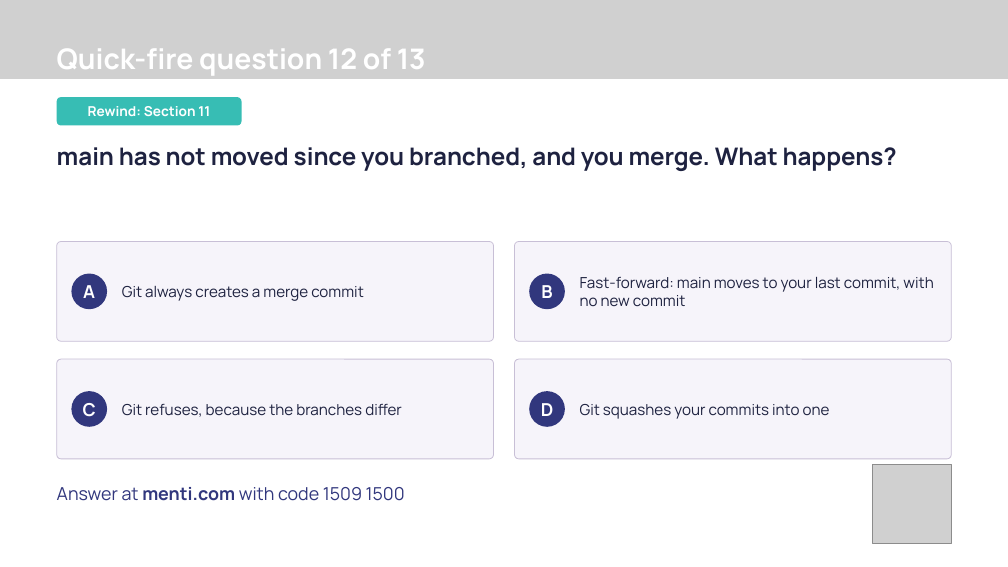
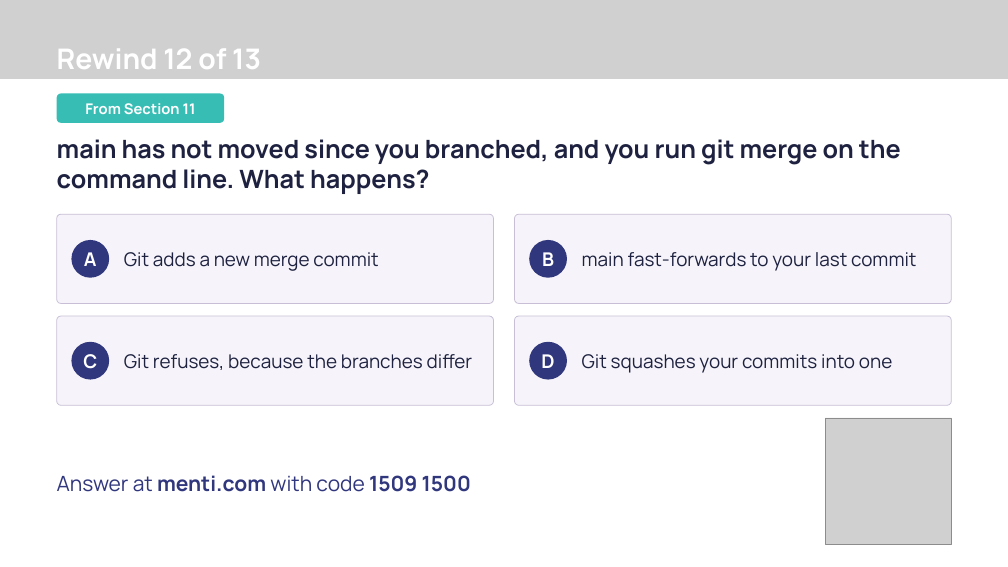
Before and after one commit to Revolution-Data-Platforms/Introduction-to-Git-Workshop, a slide deck: slide 50 of presentation/introduction-to-git-workshop.pptx. Drawn at 1008x567 pixels with LibreOffice and Linux fonts; fonts in the diff are those of the drawing; grey boxes stand for pictures; background and template pictures are left out. Boxes give left, top, right and bottom in pixels: in the first picture for what was removed or moved away, otherwise in the second. Text is boxed around its words. In the diff, an @@ line names an element or a change of style, - is before the commit and + after.

```diff
--- a/presentation/introduction-to-git-workshop.pptx
+++ b/presentation/introduction-to-git-workshop.pptx
@@ text at [57,49,261,69]: text changed @@
-Quick-fire question 12 of 13
+Rewind 12 of 13
@@ rounded rectangle "From Section 11": place and size @@
-rounded rectangle "From Section 11" at [56,97,241,125]
+rounded rectangle "From Section 11" at [56,93,224,122]
@@ text in rounded rectangle at [85,103,196,114]: text changed; size 19.5 to 21 pt @@
-Rewind: Section 11
+From Section 11
@@ text at [57,139,901,194]: text changed; size 34.5 to 36 pt @@
-main has not moved since you branched, and you merge. What happens?
+main has not moved since you branched, and you run git merge on the command line. What happens?
@@ rounded rectangle: place and size @@
-rounded rectangle at [56,241,493,341]
+rounded rectangle at [56,214,493,303]
@@ rounded rectangle: place and size @@
-rounded rectangle at [515,241,952,341]
+rounded rectangle at [515,214,952,303]
@@ ellipse "A": place and size @@
-ellipse "A" at [72,274,107,309]
+ellipse "A" at [72,240,109,278]
@@ text at [124,252,378,271]: text changed; size 21.8 to 27 pt @@
-Git always creates a merge commit
+Git adds a new merge commit
@@ ellipse "B": place and size @@
-ellipse "B" at [529,274,565,309]
+ellipse "B" at [529,240,567,278]
@@ text at [582,252,916,271]: text changed; size 21.8 to 27 pt @@
-Fast-forward: main moves to your last commit, with no new commit
+main fast-forwards to your last commit
@@ rounded rectangle: place and size @@
-rounded rectangle at [56,359,493,459]
+rounded rectangle at [56,316,493,405]
@@ text "Git refuses, because the branches ...": place and size @@
-text "Git refuses, because the branches ..." at [122,404,402,417]
+text "Git refuses, because the branches ..." at [124,354,473,370]
@@ text "Git refuses, because the branches ..." at [124,354,473,370]: size 21.8 to 27 pt @@
@@ proportions changed in 5 elements at [56,214,493,303], [515,214,952,303], [56,93,224,122], [56,316,493,405], [515,316,952,405] @@
@@ rounded rectangle: place and size @@
-rounded rectangle at [515,359,952,459]
+rounded rectangle at [515,316,952,405]
@@ text "Git squashes your commits into ..." at [582,354,892,373]: size 21.8 to 27 pt @@
@@ text "Git squashes your commits into ...": place and size @@
-text "Git squashes your commits into ..." at [580,404,830,419]
+text "Git squashes your commits into ..." at [582,354,892,373]
@@ ellipse "C": place and size @@
-ellipse "C" at [72,391,107,427]
+ellipse "C" at [72,342,109,380]
@@ size 25.5 to 27 pt in 4 elements at [72,240,109,278], [529,240,567,278], [72,342,109,380], [529,342,567,380] @@
@@ ellipse "D": place and size @@
-ellipse "D" at [529,391,565,427]
+ellipse "D" at [529,342,567,380]
@@ picture: place and size @@
-picture at [872,464,951,543]
+picture at [826,418,952,544]
@@ text "Answer at menti.com with code ...": place and size @@
-text "Answer at menti.com with code ..." at [57,487,405,501]
+text "Answer at menti.com with code ..." at [57,475,471,492]
@@ text "Answer at menti.com with code ..." at [57,475,471,492]: size 25.5 to 30 pt; bold on in "1509 1500"; vertical alignment top to middle @@
```
Also in this commit, not shown: 43 other slides changed, 13 other files.
